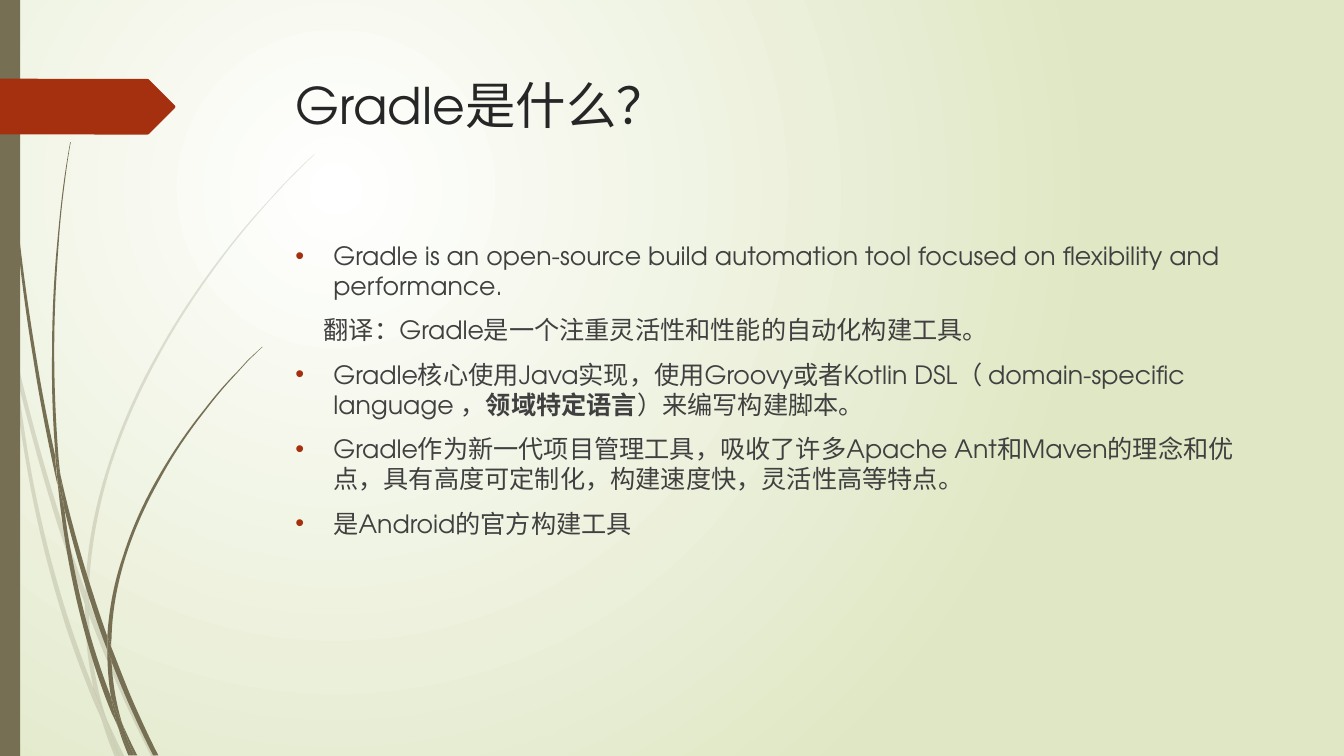
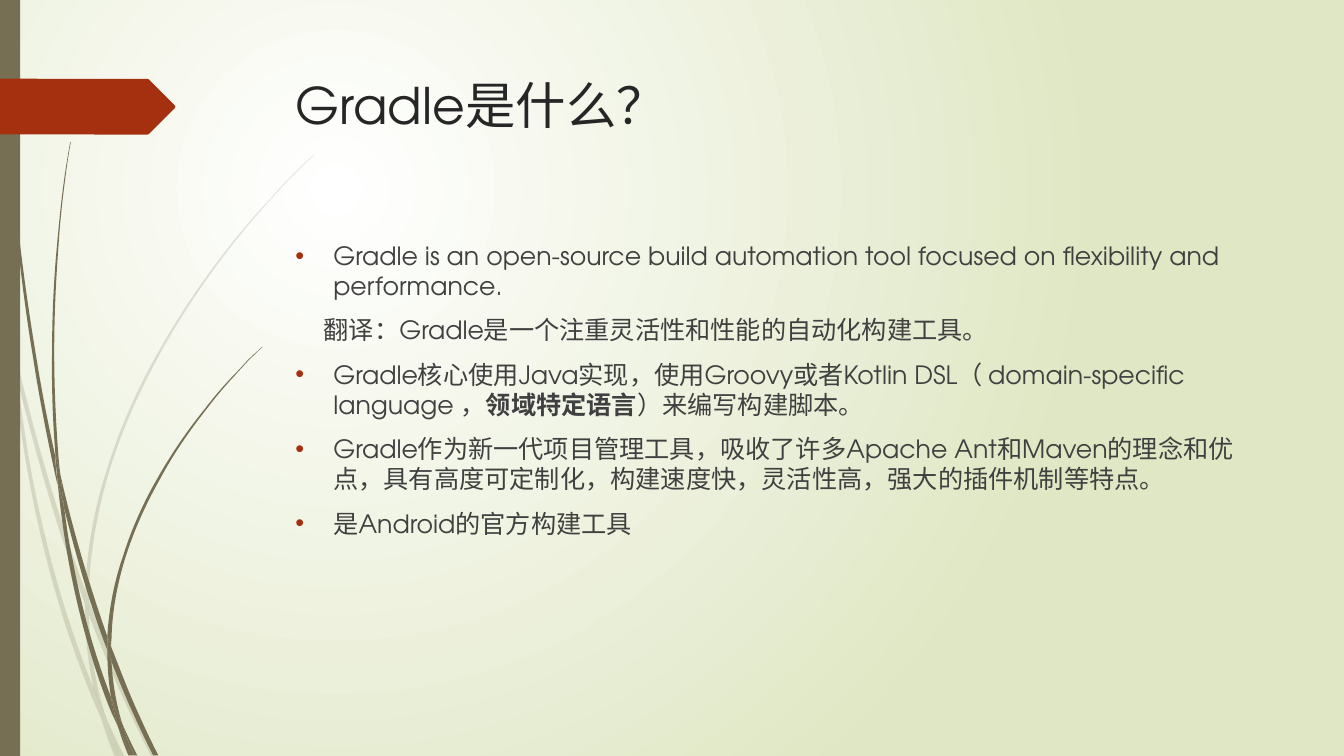
Before and after one commit to xljnc/gradle-springboot-plugin, a slide deck: slide 3 of doc/Gradle浅析.pptx. Drawn at 1344x756 pixels with LibreOffice and Linux fonts; fonts in the diff are those of the drawing. Boxes give left, top, right and bottom in pixels: in the first picture for what was removed or moved away, otherwise in the second. Text is boxed around its words. In the diff, an @@ line names an element or a change of style, - is before the commit and + after.

```diff
--- a/doc/Gradle浅析.pptx
+++ b/doc/Gradle浅析.pptx
@@ text at [333, 437, 1165, 491]: text changed @@
-• Gradle作为新一代项目管理工具，吸收了许多Apache Ant和Maven的理念和优点，具有高度可定制化，构建速度快，灵活性高等特点。
+• Gradle作为新一代项目管理工具，吸收了许多Apache Ant和Maven的理念和优点，具有高度可定制化，构建速度快，灵活性高，强大的插件机制等特点。
```
Also in this commit, not shown: 1 other slide changed, 5 slides added.
